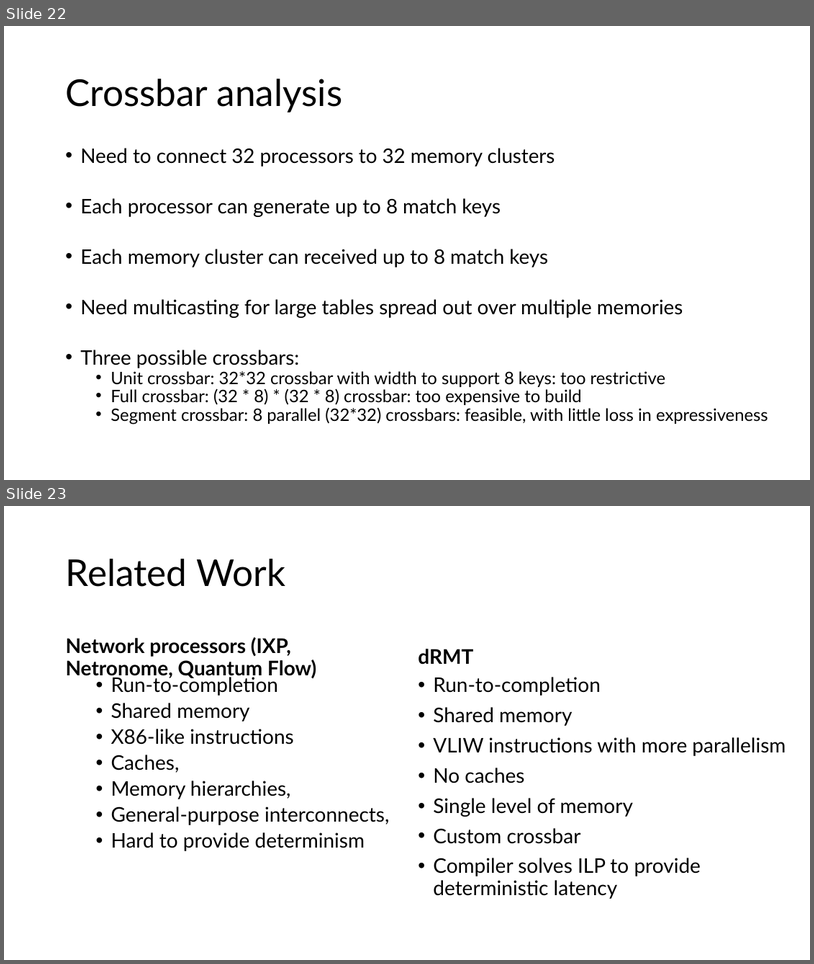
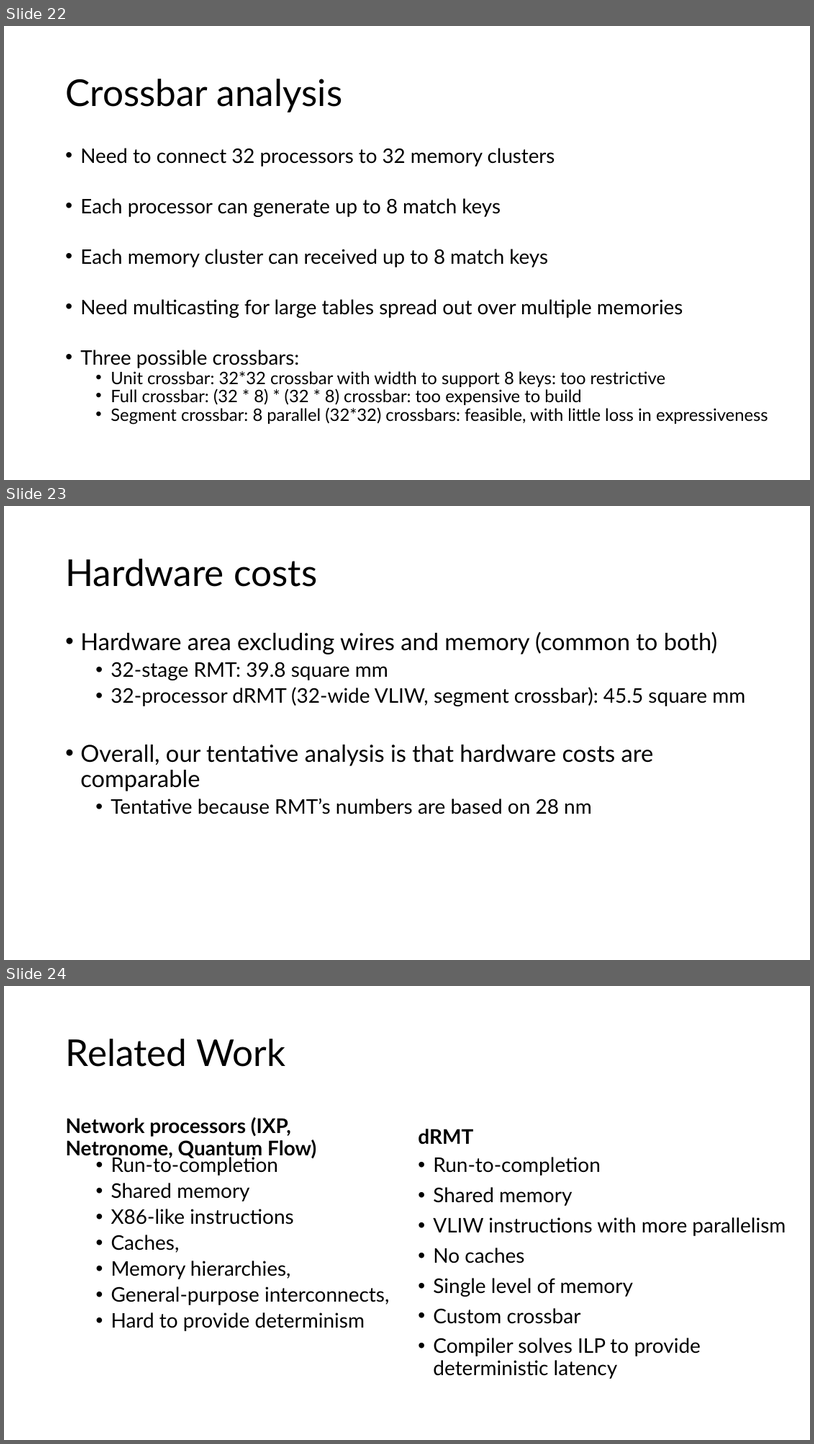
Before and after one commit to anirudhSK/drmt_talk, a slide deck: drmt.pptx. Shown one above the other, each under a label of ours: slides 22 and 23 before the commit, slides 22, 23 and 24 after it. The pictures are 814x964 and 814x1444 pixels, drawn with LibreOffice and Linux fonts; fonts in the diff are those of the drawing. Boxes give left, top, right and bottom in pixels: in the first picture for what was removed or moved away, otherwise in the second. Text is boxed around its words. In the diff, an @@ line names an element or a change of style, - is before the commit and + after.

Commit message:
Add scratchpad to hw design; add hw numbers

```diff
--- a/drmt.pptx
+++ b/drmt.pptx
@@ slide 23 added at bbox=[4, 506, 810, 960], background #FFFFFF @@
@@ title added at bbox=[65, 559, 317, 587], 44 pt, text #000000 @@
+Hardware costs
@@ text added at bbox=[80, 632, 746, 814], 24 pt, text #000000 @@
+• Hardware area excluding wires and memory (common to both)
+  • 32-stage RMT: 39.8 square mm
+  • 32-processor dRMT (32-wide VLIW, segment crossbar): 45.5 square mm
+• Overall, our tentative analysis is that hardware costs are comparable
+  • Tentative because RMT’s numbers are based on 28 nm
@@ what was slide 23 is now slide 24 @@
```
Also in this commit, not shown: 3 slides changed.
